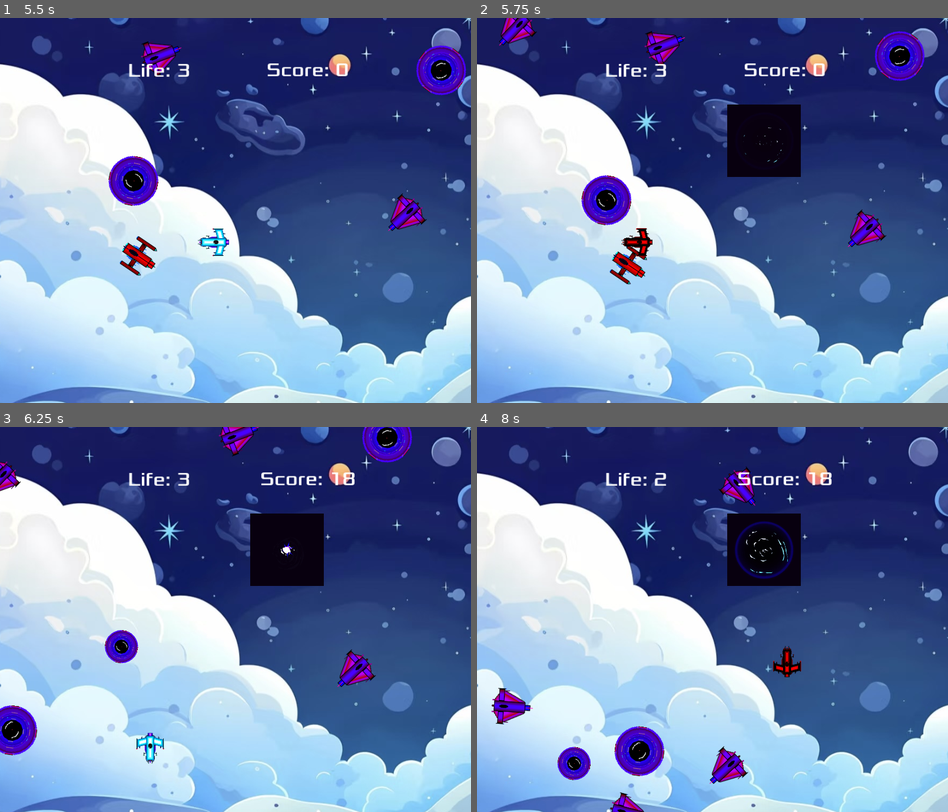
Above: before the commit, frames 1-4 (two rows, left to right).
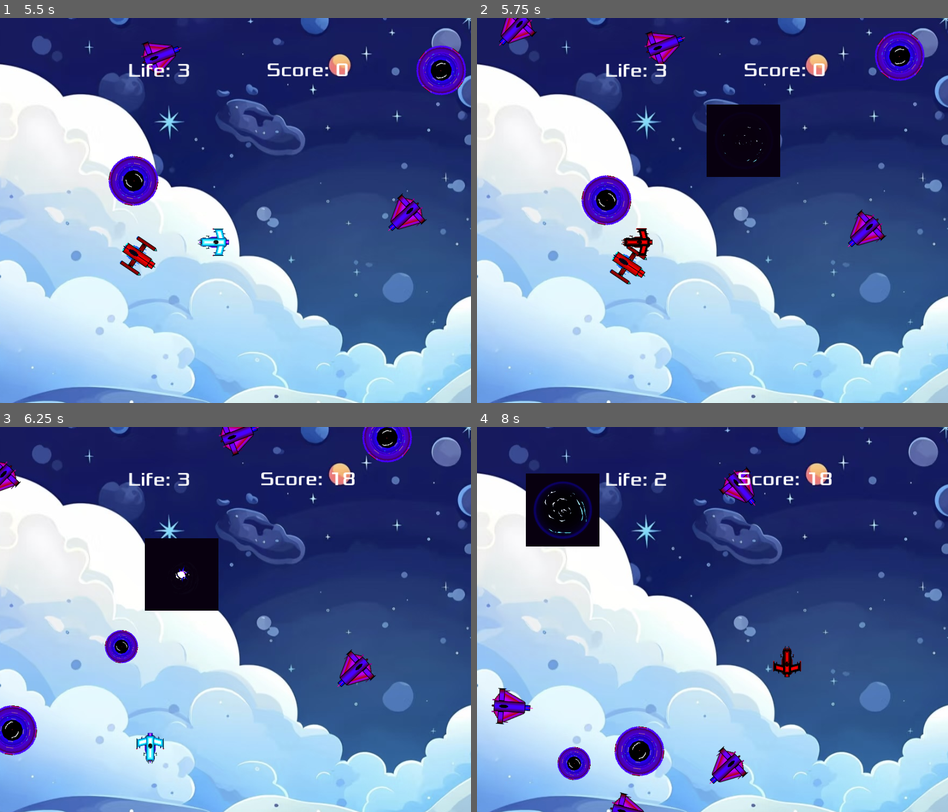
Above: after the commit, the same moments.

Repository: Indronil-Prince/Lightning-Game-Creep
Game: Godot game, scene res://main.tscn
Two runs of this game, one before a commit and one after it. Both use one fixed random seed, a clock stepped at 60 frames per second and the inputs below.
Inputs (mouse positions are in pixels of both pictures, inside the frame that each line leads up to):
- Up to frame 1 (5.5 s): click "Start" at 0.5 s; tap Enter at 1.25 s; move the mouse to (339, 191) at 1.27 s; press the mouse at (339, 191) at 1.28 s; hold D (move_right) 1.28-2.03 s; tap Space at 1.52, 2.27, 3.77, 4.52, 5.27 s; move the mouse to (141, 229) at 2.02 s; release the mouse at (141, 229) at 2.03 s; hold S (move_down) 2.03-2.78 s; click (141, 229) at 2.1 s; move the mouse to (282, 125) at 2.77 s; press the mouse at (282, 125) at 2.78 s; hold D (move_right) 2.78-3.53 s; move the mouse to (211, 287) at 3.52 s; release the mouse at (211, 287) at 3.53 s; hold W (move_up) 3.53-4.28 s; click (211, 287) at 3.6 s; move the mouse to (376, 268) at 4.27 s; press the mouse at (376, 268) at 4.28 s; hold A (move_left) from 4.28 s (still down); move the mouse to (94, 152) at 5.02 s; release the mouse at (94, 152) at 5.03 s; click (94, 152) at 5.1 s
- Up to frame 2 (5.75 s): keep holding A (move_left)
- Up to frame 3 (6.25 s): move the mouse to (259, 619) at 5.77 s; release A (move_left) at 5.78 s; press the mouse at (259, 619) at 5.78 s; hold S (move_down) from 5.78 s (still down)
- Up to frame 4 (8 s): move the mouse to (641, 523) at 6.52 s; release S (move_down) at 6.53 s; release the mouse at (641, 523) at 6.53 s; hold D (move_right) 6.53-7.28 s; click (641, 523) at 6.6 s; tap Space at 6.77, 7.52 s; move the mouse to (816, 600) at 7.27 s; press the mouse at (816, 600) at 7.28 s; hold W (move_up) from 7.28 s (still down)

Frame 1 is identical in both runs. In frame 2, 1.7% of the frame differs, in the area x 48-69%, y 22-42%; in frame 3, 5.9%, in the area x 30-69%, y 22-48%; in frame 4, 5.9%.

Commit message:
Power up movement and more time in screen -  applied

Diff:
--- a/main.gd
+++ b/main.gd
@@ -116,10 +116,28 @@
 
 
 
+#func _on_new_life_timer_timeout() -> void:
+	#print('main: _on_new_life_timer_timeout()')
+	#$powerup.show_powerup_life()
+	#var offset = 20
+	#$powerup.position = Vector2(randi_range(offset, $powerup.screen_size.x-offset), \
+	#randi_range(offset, $powerup.screen_size.y-offset))
+	#$NewLifeTimer.start(5)
+
+
 func _on_new_life_timer_timeout() -> void:
 	print('main: _on_new_life_timer_timeout()')
 	$powerup.show_powerup_life()
+
 	var offset = 20
-	$powerup.position = Vector2(randi_range(offset, $powerup.screen_size.x-offset), \
-	randi_range(offset, $powerup.screen_size.y-offset))
+	$powerup.position = Vector2(
+		randi_range(offset, $powerup.screen_size.x - offset),
+		randi_range(offset, $powerup.screen_size.y - offset)
+	)
+
+	# Set the duration for which the power-up should remain visible
+	$powerup.get_node("Timer").wait_time = 3  # Adjust as needed
+	$powerup.get_node("Timer").start()
+
+	# Restart the new life timer for future spawns
 	$NewLifeTimer.start(5)
--- a/main.tscn
+++ b/main.tscn
@@ -19,7 +19,6 @@
 [node name="Main" type="Node"]
 script = ExtResource("1_0r6n5")
 mob_scene = ExtResource("2_50pww")
-powerup_scene = ExtResource("9_sxbnp")
 
 [node name="Background" type="TextureRect" parent="."]
 offset_left = -30.0
--- a/powerup.gd
+++ b/powerup.gd
@@ -12,15 +12,25 @@
 	#position = pos
 	hide_n_disable_poewrup_life()
 
-func _llprocess(delta):
-	var velocity = Vector2.ZERO # The player's movement vector.
-	velocity.x += randi_range(-offset, offset)
-	velocity.y += randi_range(-offset, offset)
-	if velocity.length() > 0:
-		velocity = velocity.normalized() * 1000
-	position += velocity * delta
-	position = position.clamp(Vector2.ZERO, screen_size)
+#func _llprocess(delta):
+	#var velocity = Vector2.ZERO # The player's movement vector.
+	#velocity.x += randi_range(-offset, offset)
+	#velocity.y += randi_range(-offset, offset)
+	#if velocity.length() > 0:
+		#velocity = velocity.normalized() * 1000
+	#position += velocity * delta
+	#position = position.clamp(Vector2.ZERO, screen_size)
 
+func _process(delta):
+	if isActive:
+		var velocity = Vector2.ZERO
+		velocity.x = randi_range(-offset, offset)
+		velocity.y = randi_range(-offset, offset)
+		if velocity.length() > 0:
+			velocity = velocity.normalized() * 2000 # Adjust speed as needed
+		position += velocity * delta
+		position.x = clamp(position.x, 0 + offset, screen_size.x - offset)
+		position.y = clamp(position.y, 0 + offset, screen_size.y - offset)
 
 func show_powerup_life():
 	#if isActive:
Not shown, changed: README.md
